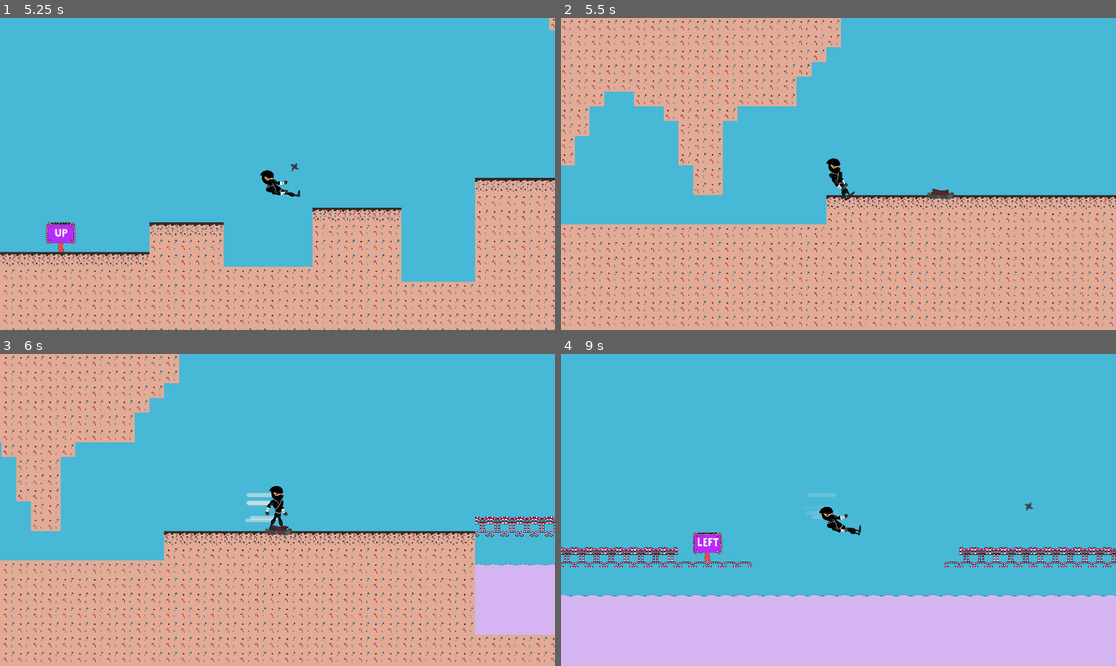
Above: before the commit, frames 1-4 (two rows, left to right).
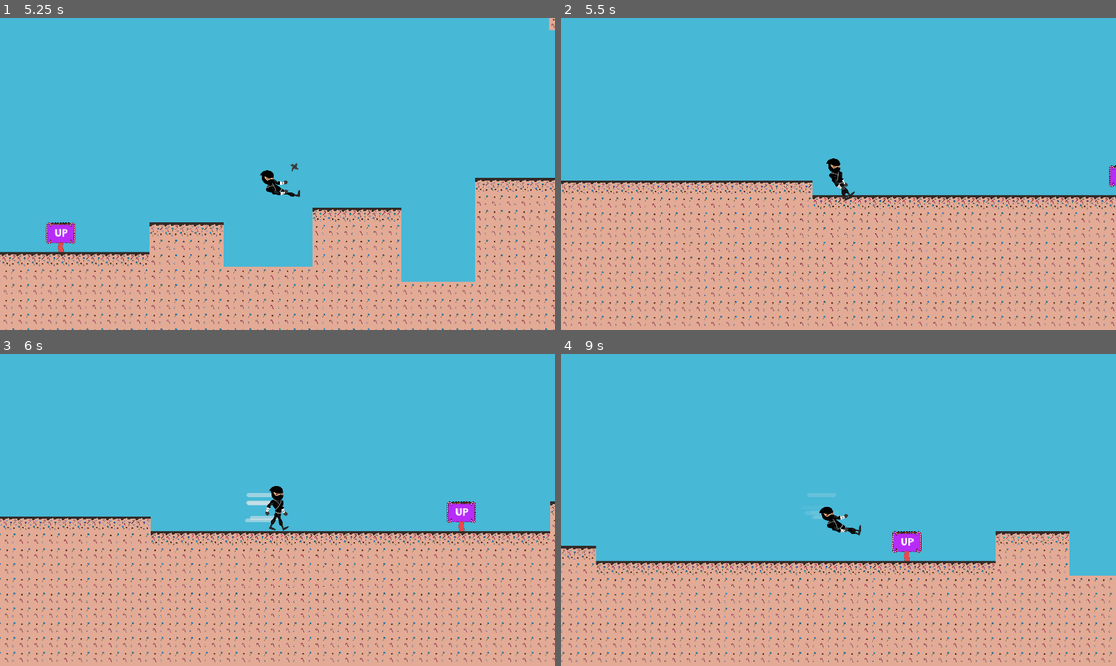
Above: after the commit, the same moments.

Repository: nathangranet/aoe_2020
Game: Godot game, scene res://scene/menu/MainMenu.tscn
Two runs of this game, one before a commit and one after it. Both use one fixed random seed, a clock stepped at 60 frames per second and the inputs below.
Inputs:
- Up to frame 1 (5.25 s): click "Play" at 0.5 s; tap Right (movement_dash) at 1.35, 3.6 s; tap Up (movement_jump) at 1.52, 2.27, 3.77, 4.52 s; tap Down (movement_slide) at 2.1, 4.35 s; tap Space (shuriken) at 2.85, 5.1 s
- Up to frame 2 (5.5 s): tap Up (movement_jump) at 5.27 s
- Up to frame 3 (6 s): tap Right (movement_dash) at 5.85 s
- Up to frame 4 (9 s): tap Down (movement_slide) at 6.6, 8.85 s; tap Up (movement_jump) at 6.77, 7.52, 8.27 s; tap Space (shuriken) at 7.35 s; tap Right (movement_dash) at 8.1 s

Frame 1 is identical in both runs. In frame 2, 28% of the frame differs, in the area x 0-100%, y 0-99%; in frame 3, 25%; in frame 4, 37%, in the area x 0-100%, y 47-100%.

Commit message:
fix checkpoint

Diff:
--- a/scene/game/map.tscn
+++ b/scene/game/map.tscn
@@ -25,7 +25,7 @@
 tile_data = PoolIntArray( -1441550, 11, 0, -1245142, 1, 0, -1245141, 1, 0, -1245140, 1, 0, -1245139, 1, 0, -1245138, 1, …(136870 unchanged characters)…
 
 [node name="Position2D" type="Position2D" parent="."]
-position = Vector2( 11723.9, 55.1626 )
+position = Vector2( -777.117, 813.302 )
 
 [node name="CheckpointContainer" type="Node2D" parent="."]
 
@@ -42,7 +42,7 @@
 position = Vector2( 24155.8, 558.657 )
 
 [node name="Monster2" parent="Monstre container" instance=ExtResource( 4 )]
-position = Vector2( 18148.4, 7.02881 )
+position = Vector2( 18135.8, 52.3859 )
 
 [node name="Label" type="Label" parent="."]
 margin_left = 1189.55
@@ -93,3 +93,5 @@
 __meta__ = {
 "_edit_use_anchors_": false
 }
+[connection signal="checkpoint_activated" from="CheckpointContainer/Checkpoint" to="." method="_on_Checkpoint_checkpoint_activated"]
+[connection signal="checkpoint_activated" from="CheckpointContainer/Checkpoint2" to="." method="_on_Checkpoint2_checkpoint_activated"]
